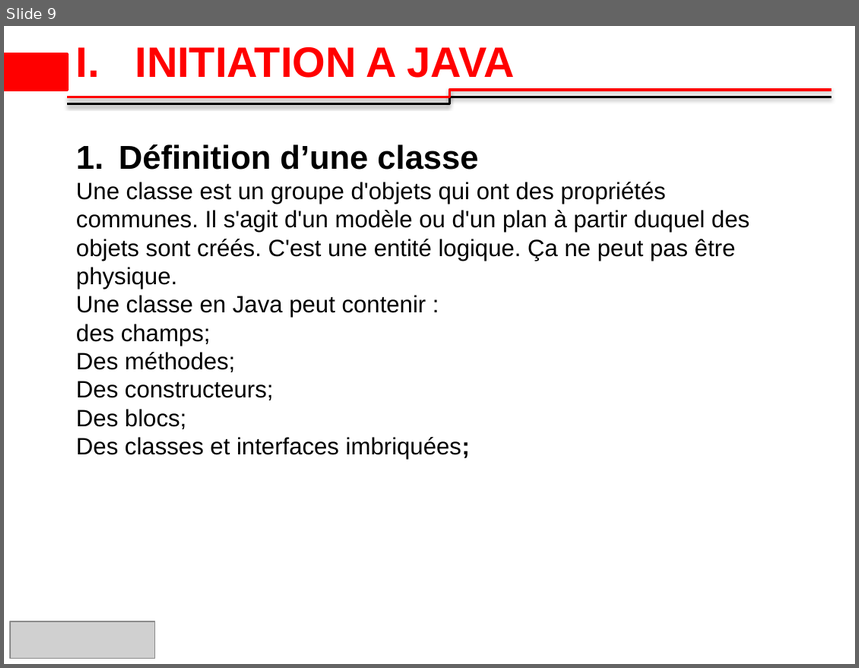
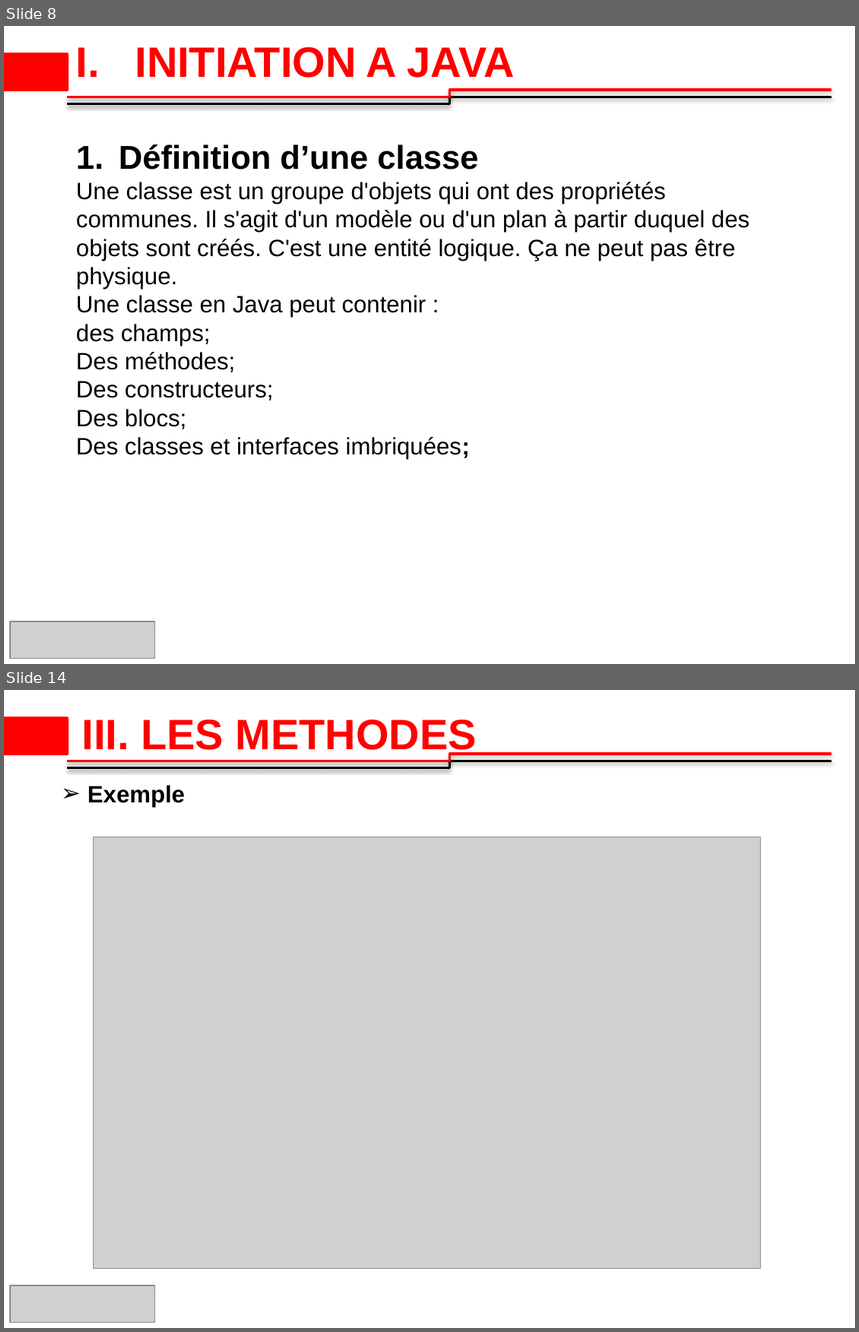
Before and after one commit to 2losky/Poo_Java, a slide deck: java-oop latest.pptx. Shown one above the other, each under a label of ours: slide 9 before the commit, slides 8 and 14 after it; the slides between them are not shown. The pictures are 859x668 and 859x1332 pixels, drawn with LibreOffice and Linux fonts; fonts in the diff are those of the drawing; grey boxes stand for pictures; background and template pictures are left out. Boxes give left, top, right and bottom in pixels: in the first picture for what was removed or moved away, otherwise in the second. Text is boxed around its words. In the diff, an @@ line names an element or a change of style, - is before the commit and + after.

Commit message:
objet, classe, methode

```diff
--- a/java-oop latest.pptx
+++ b/java-oop latest.pptx
@@ slide 14 added at box(4, 690, 855, 1328), background #FFFFFF; not listed: 3 template elements that a slide beside it also shows @@
@@ title added at box(82, 720, 477, 757), 36 pt, text #FF0000, bold @@
+III. LES METHODES
@@ text added at box(88, 785, 185, 807), 20 pt, text #000000, bold @@
+  ➢ Exemple
@@ picture added at box(94, 837, 761, 1269) @@
@@ picture added at box(10, 1286, 154, 1322) @@
@@ what was slide 9 is now slide 8 @@
```
Also in this commit, not shown: 2 slides changed, 9 other slides added, 1 slide removed, 2 other files.
